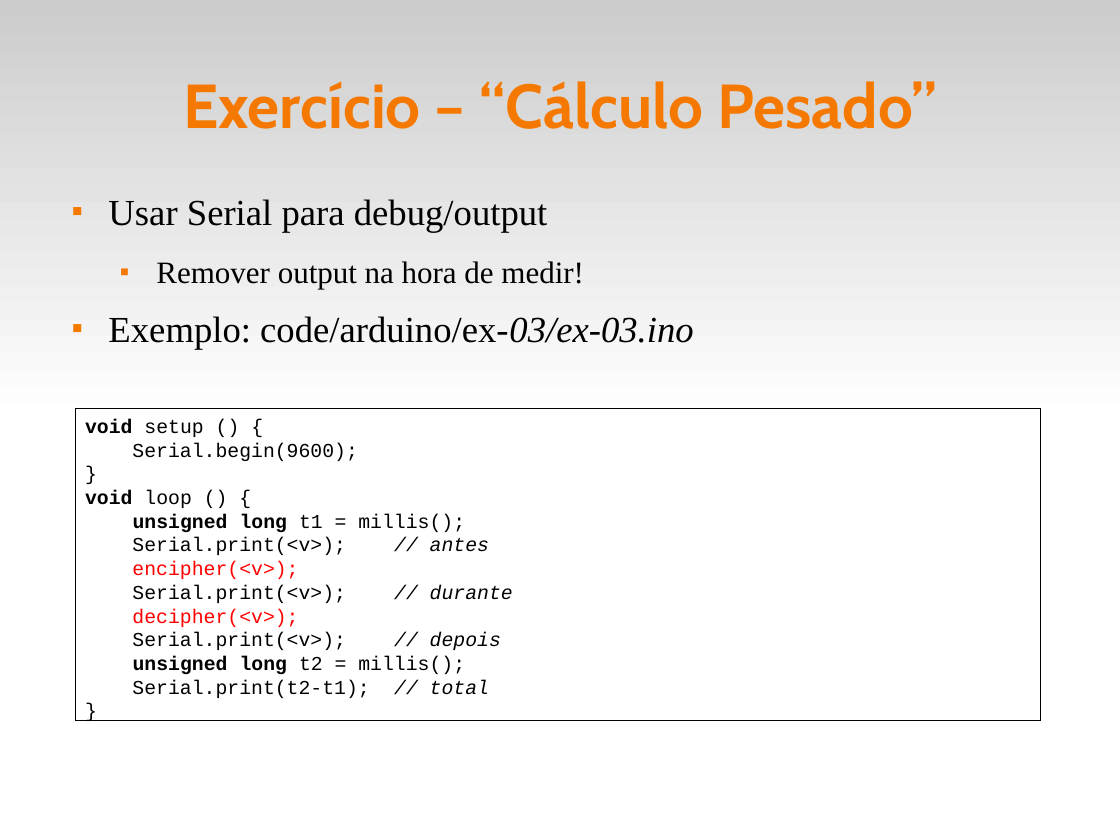
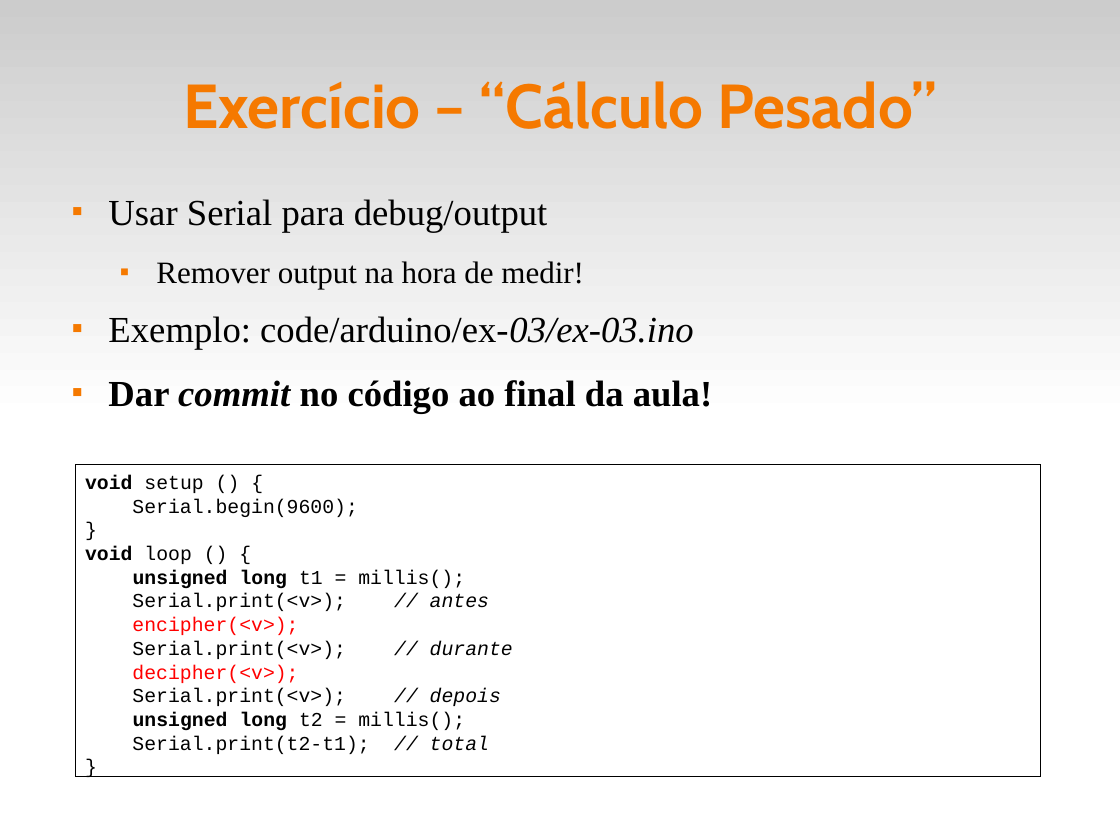
Before and after one commit to fsantanna-uerj/reativos, a slide deck: slide 29 of slides/03_modelos.odp. Drawn at 1120x840 pixels with LibreOffice and Linux fonts; fonts in the diff are those of the drawing. Boxes give left, top, right and bottom in pixels: in the first picture for what was removed or moved away, otherwise in the second. Text is boxed around its words. In the diff, an @@ line names an element or a change of style, - is before the commit and + after.

```diff
--- a/slides/03_modelos.odp
+++ b/slides/03_modelos.odp
@@ text at [108, 380, 712, 414]: paragraph added @@
+■ Dar commit no código ao final da aula!
@@ rectangle "void setup () {": place and size @@
-rectangle "void setup () {" at [75, 409, 1041, 721]
+rectangle "void setup () {" at [75, 464, 1041, 776]
```
Also in this commit, not shown: 5 other files.
